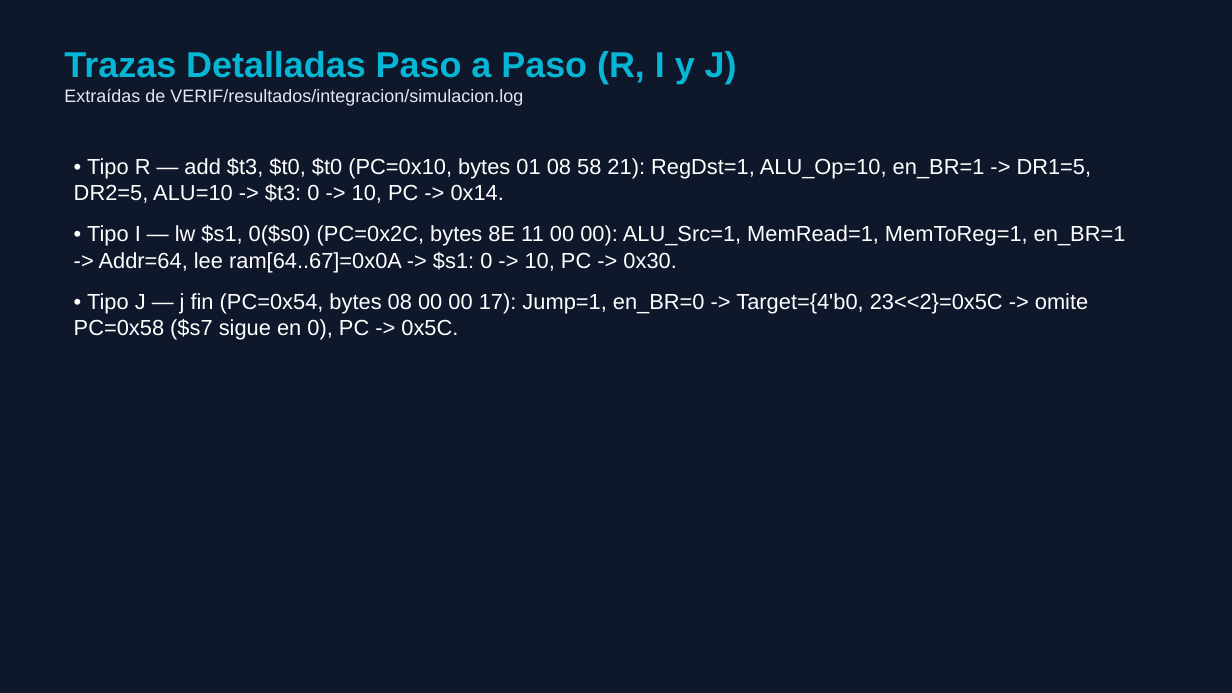
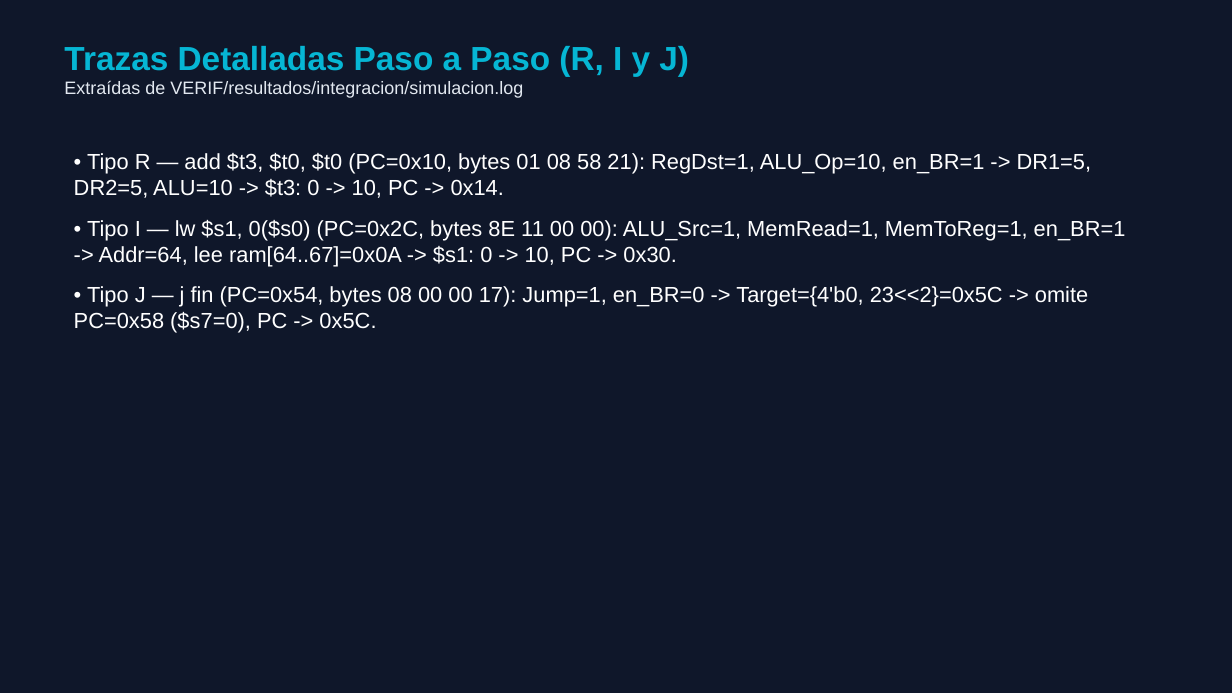
Before and after one commit to TilinezzZ/Instruciones-R-I-J-, a slide deck: slide 8 of DOCS/Presentacion_Proyecto_Final_MIPS.pptx. Drawn at 1232x693 pixels with LibreOffice and Linux fonts; fonts in the diff are those of the drawing. Boxes give left, top, right and bottom in pixels: in the first picture for what was removed or moved away, otherwise in the second. Text is boxed around its words. In the diff, an @@ line names an element or a change of style, - is before the commit and + after.

```diff
--- a/DOCS/Presentacion_Proyecto_Final_MIPS.pptx
+++ b/DOCS/Presentacion_Proyecto_Final_MIPS.pptx
@@ text at box(64, 46, 689, 76): size 28 to 26 pt in "Trazas Detalladas Paso a Paso (R, I ..." @@
@@ text at box(74, 153, 1126, 266): less space between paragraphs @@
@@ text at box(74, 286, 1088, 333): text changed @@
-• Tipo J — j fin (PC=0x54, bytes 08 00 00 17): Jump=1, en_BR=0 -> Target={4'b0, 23<<2}=0x5C -> omite PC=0x58 ($s7 sigue en 0), PC -> 0x5C.
+• Tipo J — j fin (PC=0x54, bytes 08 00 00 17): Jump=1, en_BR=0 -> Target={4'b0, 23<<2}=0x5C -> omite PC=0x58 ($s7=0), PC -> 0x5C.
```
Also in this commit, not shown: 10 other slides changed, 8 other files.
